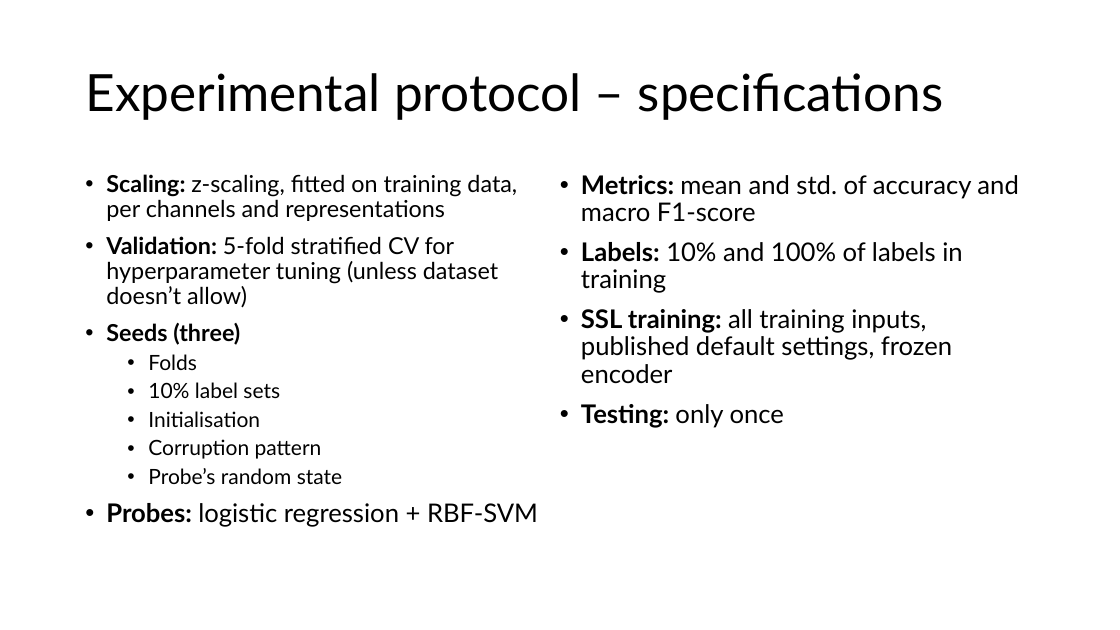
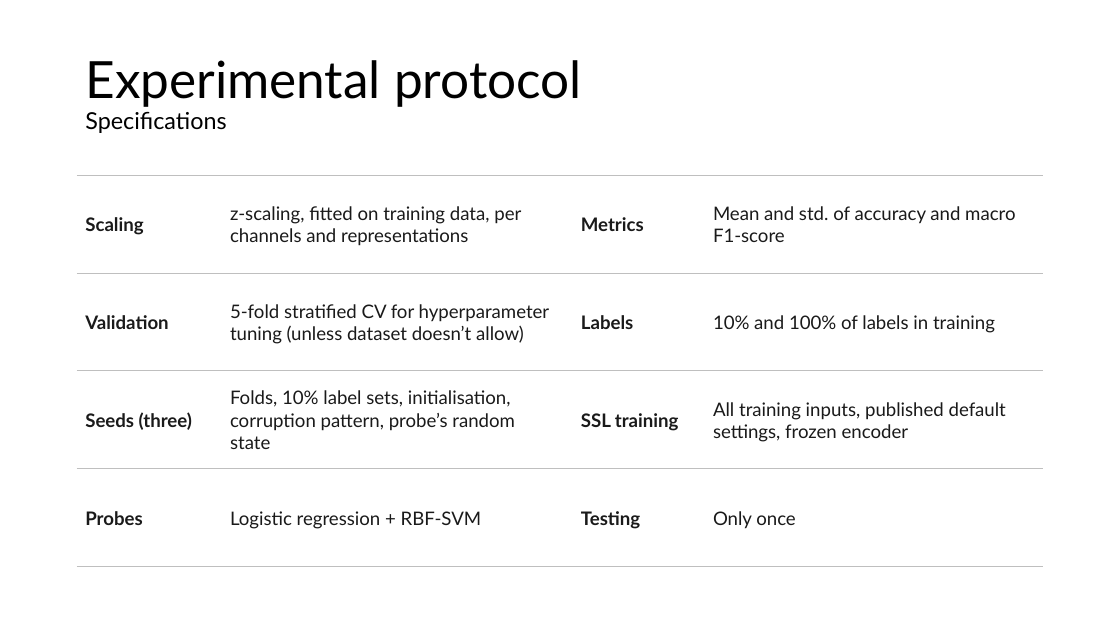
Before and after one commit to FVardi/PhD-Courses, a slide deck: slide 9 of Deep learning for time-series/Assignment 4/Presentation.pptx (slide 8 before the commit). Drawn at 1120x630 pixels with LibreOffice and Linux fonts; fonts in the diff are those of the drawing. Boxes give left, top, right and bottom in pixels: in the first picture for what was removed or moved away, otherwise in the second. Text is boxed around its words. In the diff, an @@ line names an element or a change of style, - is before the commit and + after.

```diff
--- a/Deep learning for time-series/Assignment 4/Presentation.pptx
+++ b/Deep learning for time-series/Assignment 4/Presentation.pptx
@@ title at (x1=85, y1=60, x2=582, y2=133): text changed @@
-Experimental protocol – specifications
+Experimental protocol
+Specifications
@@ table added at (x1=77, y1=175, x2=1044, y2=567), 4 rows, 4 columns @@
+Scaling | z-scaling, fitted on training data, per channels and representations | Metrics | Mean and std. of accuracy and macro F1-score
+Validation | 5-fold stratified CV for hyperparameter tuning (unless dataset doesn’t allow) | Labels | 10% and 100% of labels in training
+Seeds (three) | Folds, 10% label sets, initialisation, corruption pattern, probe’s random state | SSL training | All training inputs, published default settings, frozen encoder
+Probes | Logistic regression + RBF-SVM | Testing | Only once
@@ text removed at (x1=106, y1=174, x2=1018, y2=527) @@
-• Scaling: z-scaling, fitted on training data,
-  per channels and representations
-• Validation: 5-fold stratified CV for hyperparameter tuning (unless dataset doesn’t allow)
-• Seeds (three)
-  • Folds
-  • 10% label sets
-  • Initialisation
-  • Corruption pattern
-  • Probe’s random state
-• Probes: logistic regression + RBF-SVM
-• Metrics: mean and std. of accuracy and macro F1-score
-• Labels: 10% and 100% of labels in training
-• SSL training: all training inputs, published default settings, frozen encoder
-• Testing: only once
```
Also in this commit, not shown: 11 other slides changed, 2 slides added, 2 slides removed, 17 other files.
